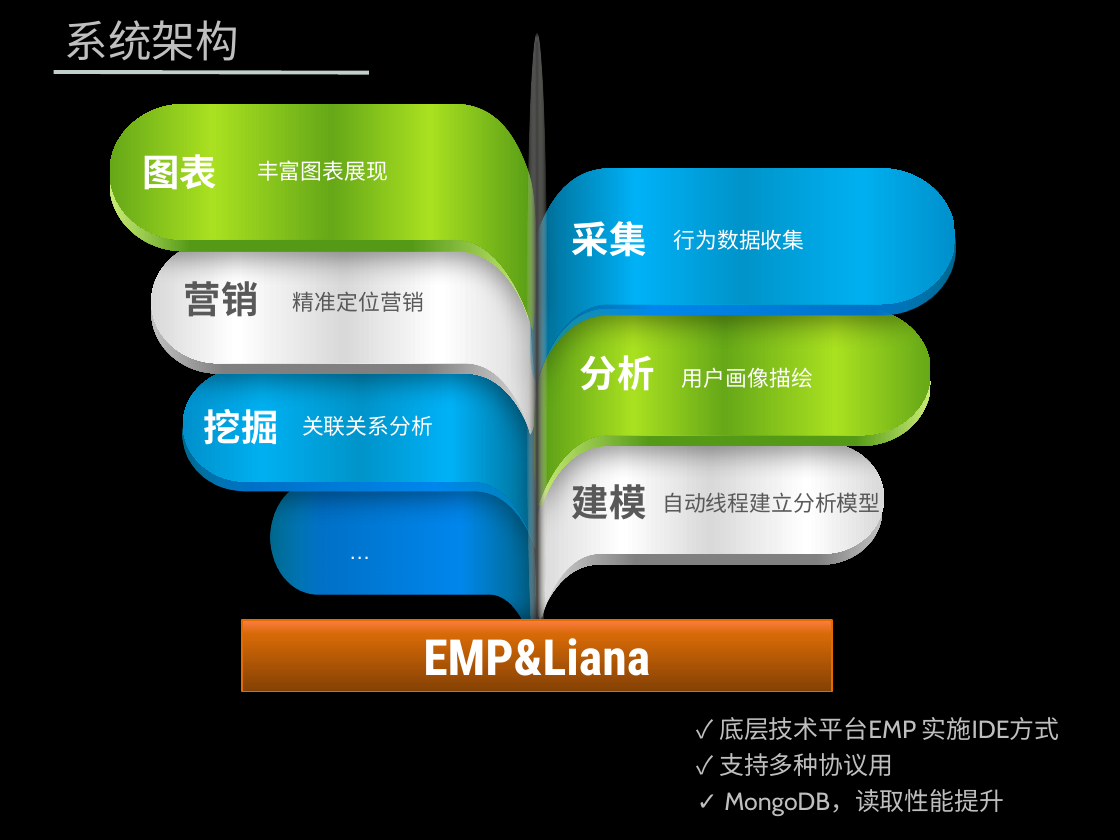
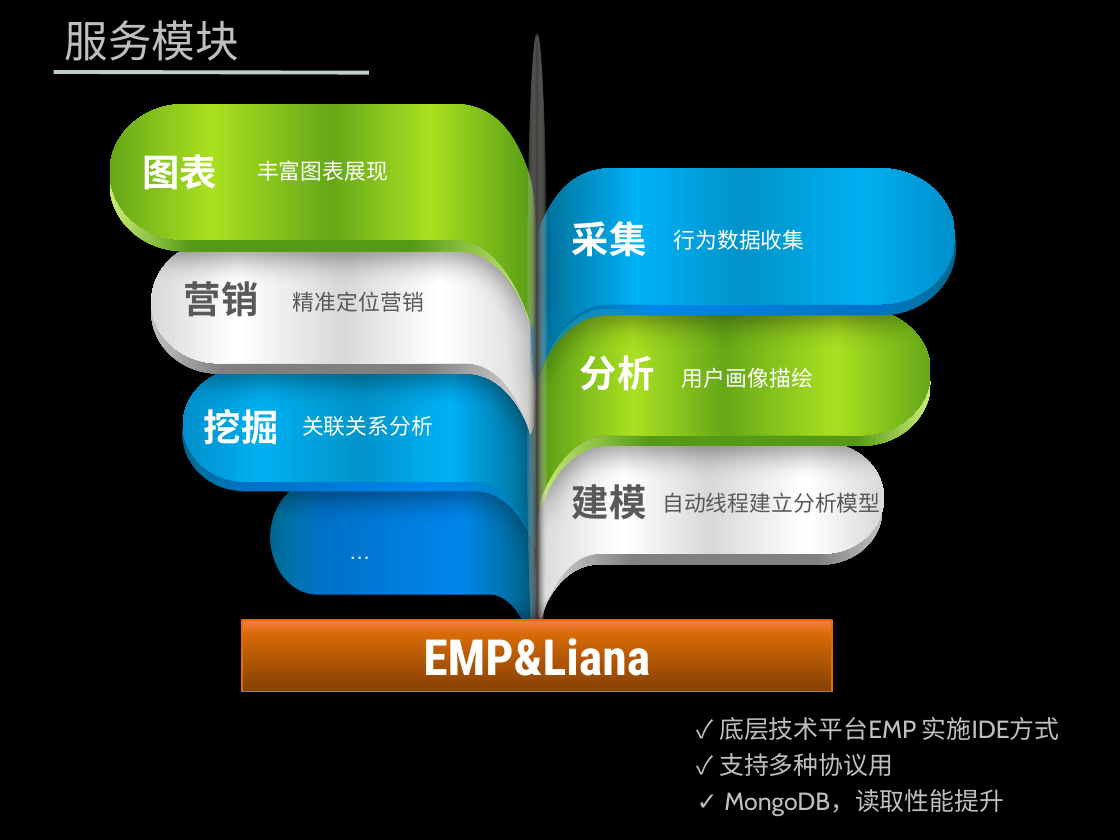
Before and after one commit to zhenghong/UBP, a slide deck: slide 10 of 营销.pptx (slide 9 before the commit). Drawn at 1120x840 pixels with LibreOffice and Linux fonts; fonts in the diff are those of the drawing; background and template pictures are left out. Boxes give left, top, right and bottom in pixels: in the first picture for what was removed or moved away, otherwise in the second. Text is boxed around its words. In the diff, an @@ line names an element or a change of style, - is before the commit and + after.

```diff
--- a/营销.pptx
+++ b/营销.pptx
@@ text at (65,20,239,61): text changed @@
-系统架构
+服务模块
```
Also in this commit, not shown: 1 slide added.
